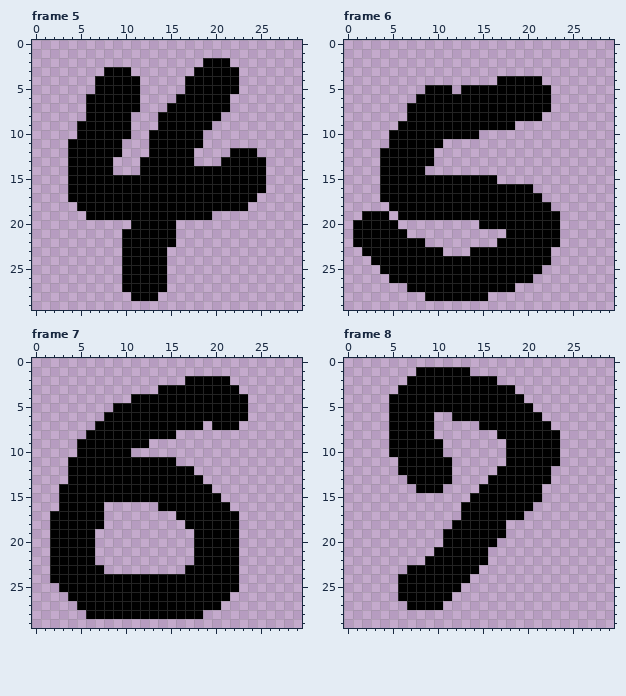
Edited in one commit: pixel-art file (number.aseprite). This is how it looked before the edit.
30x30 pixels, 10 frames. Shown: frame 5, frame 6, frame 7, frame 8. The commit also changed other frames, which this record leaves out.
New version:
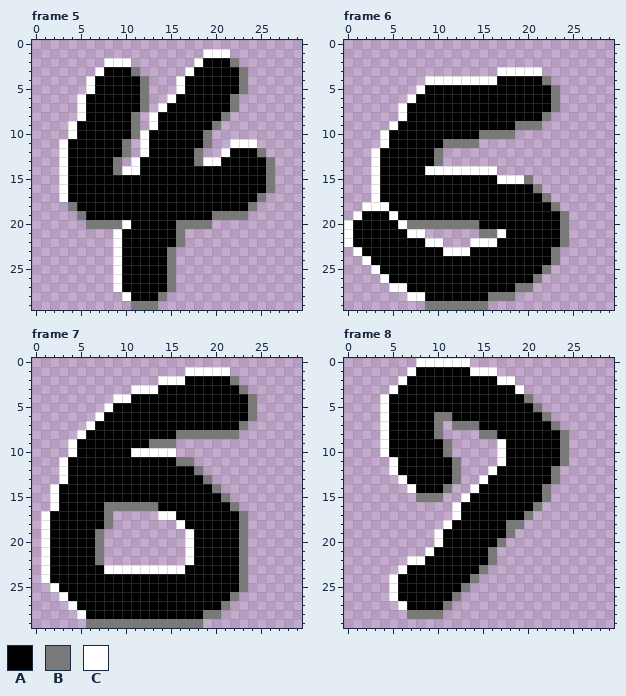
Palette (. is transparent): A #000000  B #797979  C #ffffff
The edit:
layer "Layer 3" added
--- frame 5, layer "Layer 3"
@@ x 0..29 @@
  0 ..............................
- 1 ..............................
- 2 ...................AAA........
- 3 ........AAA.......AAAAA.......
- 4 .......AAAAA.....AAAAAA.......
- 5 .......AAAAA.....AAAAAA.......
- 6 ......AAAAAA....AAAAAA........
- 7 ......AAAAAA...AAAAAAA........
- 8 ......AAAAA...AAAAAAA.........
- 9 .....AAAAAA...AAAAAA..........
-10 .....AAAAAA..AAAAAA...........
-11 ....AAAAAA...AAAAAA...........
-12 ....AAAAAA...AAAAA....AAA.....
-13 ....AAAAA...AAAAAA...AAAAA....
-14 ....AAAAA...AAAAAAAAAAAAAA....
-15 ....AAAAAAAAAAAAAAAAAAAAAA....
-16 ....AAAAAAAAAAAAAAAAAAAAAA....
-17 ....AAAAAAAAAAAAAAAAAAAAA.....
-18 .....AAAAAAAAAAAAAAAAAAA......
-19 ......AAAAAAAAAAAAAA..........
-20 ...........AAAAA..............
-21 ..........AAAAAA..............
-22 ..........AAAAAA..............
-23 ..........AAAAA...............
-24 ..........AAAAA...............
-25 ..........AAAAA...............
-26 ..........AAAAA...............
-27 ..........AAAAA...............
-28 ...........AAA................
-29 ..............................
+ 1 ...................CCC........
+ 2 ........CCC.......CAAAB.......
+ 3 .......CAAAB.....CAAAAAB......
+ 4 ......CAAAAAB...CAAAAAAB......
+ 5 ......CAAAAAB...CAAAAAAB......
+ 6 .....CAAAAAAB..CAAAAAAB.......
+ 7 .....CAAAAAAB.CAAAAAAAB.......
+ 8 .....CAAAAAB.CAAAAAAAB........
+ 9 ....CAAAAAAB.CAAAAAAB.........
+10 ....CAAAAAABCAAAAAAB..........
+11 ...CAAAAAAB.CAAAAAAB..CCC.....
+12 ...CAAAAAAB.CAAAAAB..CAAAB....
+13 ...CAAAAAB.CAAAAAABCCAAAAAB...
+14 ...CAAAAABCCAAAAAAAAAAAAAAB...
+15 ...CAAAAAAAAAAAAAAAAAAAAAAB...
+16 ...CAAAAAAAAAAAAAAAAAAAAAAB...
+17 ...CAAAAAAAAAAAAAAAAAAAAAB....
+18 ....BAAAAAAAAAAAAAAAAAAAB.....
+19 .....BAAAAAAAAAAAAAABBBB......
+20 ......BBBBCAAAAABBBB..........
+21 .........CAAAAAAB.............
+22 .........CAAAAAAB.............
+23 .........CAAAAAB..............
+24 .........CAAAAAB..............
+25 .........CAAAAAB..............
+26 .........CAAAAAB..............
+27 .........CAAAAAB..............
+28 ..........CAAAB...............
+29 ...........BBB................
--- frame 6, layer "Layer 3"
@@ x 0..29 @@
  2 ..............................
- 3 ..............................
- 4 .................AAAAA........
- 5 .........AAA.AAAAAAAAAA.......
- 6 ........AAAAAAAAAAAAAAA.......
- 7 .......AAAAAAAAAAAAAAAA.......
- 8 .......AAAAAAAAAAAAAAA........
- 9 ......AAAAAAAAAAAAA...........
-10 .....AAAAAAAAAA...............
-11 .....AAAAAA...................
-12 ....AAAAAA....................
-13 ....AAAAAA....................
-14 ....AAAAA.....................
-15 ....AAAAAAAAAAAAA.............
-16 ....AAAAAAAAAAAAAAAAA.........
-17 ....AAAAAAAAAAAAAAAAAA........
-18 .....AAAAAAAAAAAAAAAAAA.......
-19 ..AAA.AAAAAAAAAAAAAAAAAA......
-20 .AAAAA.........AAAAAAAAA......
-21 .AAAAAA...........AAAAAA......
-22 .AAAAAAAA........AAAAAAA......
-23 ..AAAAAAAAA...AAAAAAAAA.......
-24 ...AAAAAAAAAAAAAAAAAAAA.......
-25 ....AAAAAAAAAAAAAAAAAA........
-26 .....AAAAAAAAAAAAAAAA.........
-27 .......AAAAAAAAAAAA...........
-28 .........AAAAAAA..............
-29 ..............................
+ 3 .................CCCCC........
+ 4 .........CCCCCCCCAAAAAB.......
+ 5 ........CAAAAAAAAAAAAAAB......
+ 6 .......CAAAAAAAAAAAAAAAB......
+ 7 ......CAAAAAAAAAAAAAAAAB......
+ 8 ......CAAAAAAAAAAAAAAAB.......
+ 9 .....CAAAAAAAAAAAAABBB........
+10 ....CAAAAAAAAAABBBB...........
+11 ....CAAAAAABBBB...............
+12 ...CAAAAAAB...................
+13 ...CAAAAAAB...................
+14 ...CAAAAACCCCCCCC.............
+15 ...CAAAAAAAAAAAAACCCB.........
+16 ...CAAAAAAAAAAAAAAAAAB........
+17 ...CAAAAAAAAAAAAAAAAAAB.......
+18 ..CCCAAAAAAAAAAAAAAAAAAB......
+19 .CAAACAAAAAAAAAAAAAAAAAAB.....
+20 CAAAAACBBBBBBBBAAAAAAAAAB.....
+21 CAAAAAACC......BBCAAAAAAB.....
+22 CAAAAAAAACC...CCCAAAAAAAB.....
+23 .CAAAAAAAAACCCAAAAAAAAAB......
+24 ..CAAAAAAAAAAAAAAAAAAAAB......
+25 ...CAAAAAAAAAAAAAAAAAAB.......
+26 ....CAAAAAAAAAAAAAAAAB........
+27 .....CCAAAAAAAAAAAABB.........
+28 .......CCAAAAAAABBB...........
+29 .........BBBBBBB..............
--- frame 7, layer "Layer 3"
@@ x 0..29 @@
  0 ..............................
- 1 ..............................
- 2 .................AAAAA........
- 3 ..............AAAAAAAAA.......
- 4 ...........AAAAAAAAAAAAA......
- 5 .........AAAAAAAAAAAAAAA......
- 6 ........AAAAAAAAAAAAAAAA......
- 7 .......AAAAAAAAAAAA.AAA.......
- 8 ......AAAAAAAAAA..............
- 9 .....AAAAAAAA.................
-10 .....AAAAAA...................
-11 ....AAAAAAAAAAAA..............
-12 ....AAAAAAAAAAAAAA............
-13 ....AAAAAAAAAAAAAAA...........
-14 ...AAAAAAAAAAAAAAAAA..........
-15 ...AAAAAAAAAAAAAAAAAA.........
-16 ...AAAAA......AAAAAAAA........
-17 ..AAAAAA........AAAAAAA.......
-18 ..AAAAAA.........AAAAAA.......
-19 ..AAAAA...........AAAAA.......
-20 ..AAAAA...........AAAAA.......
-21 ..AAAAA...........AAAAA.......
-22 ..AAAAA...........AAAAA.......
-23 ..AAAAAA.........AAAAAA.......
-24 ..AAAAAAAAAAAAAAAAAAAAA.......
-25 ...AAAAAAAAAAAAAAAAAAAA.......
-26 ....AAAAAAAAAAAAAAAAAA........
-27 .....AAAAAAAAAAAAAAAA.........
-28 ......AAAAAAAAAAAAA...........
-29 ..............................
+ 1 .................CCCCC........
+ 2 ..............CCCAAAAAB.......
+ 3 ...........CCCAAAAAAAAAB......
+ 4 .........CCAAAAAAAAAAAAAB.....
+ 5 ........CAAAAAAAAAAAAAAAB.....
+ 6 .......CAAAAAAAAAAAAAAAAB.....
+ 7 ......CAAAAAAAAAAAAAAAAB......
+ 8 .....CAAAAAAAAAABBBBBBB.......
+ 9 ....CAAAAAAAABBB..............
+10 ....CAAAAAACCCCC..............
+11 ...CAAAAAAAAAAAABB............
+12 ...CAAAAAAAAAAAAAAB...........
+13 ...CAAAAAAAAAAAAAAAB..........
+14 ..CAAAAAAAAAAAAAAAAAB.........
+15 ..CAAAAAAAAAAAAAAAAAAB........
+16 ..CAAAAABBBBBBAAAAAAAAB.......
+17 .CAAAAAAB.....CCAAAAAAAB......
+18 .CAAAAAAB.......CAAAAAAB......
+19 .CAAAAAB.........CAAAAAB......
+20 .CAAAAAB.........CAAAAAB......
+21 .CAAAAAB.........CAAAAAB......
+22 .CAAAAAB.........CAAAAAB......
+23 .CAAAAAACCCCCCCCCAAAAAAB......
+24 .CAAAAAAAAAAAAAAAAAAAAAB......
+25 ..CAAAAAAAAAAAAAAAAAAAAB......
+26 ...CAAAAAAAAAAAAAAAAAAB.......
+27 ....CAAAAAAAAAAAAAAAAB........
+28 .....CAAAAAAAAAAAAABB.........
+29 ......BBBBBBBBBBBBB...........
--- frame 8, layer "Layer 3"
@@ x 0..29 @@
- 0 ..............................
- 1 ........AAAAAA................
- 2 .......AAAAAAAAAA.............
- 3 ......AAAAAAAAAAAAA...........
- 4 .....AAAAAAAAAAAAAAA..........
- 5 .....AAAAAAAAAAAAAAAA.........
- 6 .....AAAAA..AAAAAAAAAA........
- 7 .....AAAAA.....AAAAAAAA.......
- 8 .....AAAAA.......AAAAAAA......
- 9 .....AAAAAA.......AAAAAA......
-10 .....AAAAAA.......AAAAAA......
-11 ......AAAAAA......AAAAAA......
-12 ......AAAAAA.....AAAAAA.......
-13 .......AAAAA....AAAAAAA.......
-14 ........AAA....AAAAAAA........
-15 ..............AAAAAAAA........
-16 .............AAAAAAAA.........
-17 .............AAAAAAA..........
-18 ............AAAAAA............
-19 ...........AAAAAAA............
-20 ...........AAAAAA.............
-21 ..........AAAAAA..............
-22 .........AAAAAAA..............
-23 .......AAAAAAAA...............
-24 ......AAAAAAAA................
-25 ......AAAAAAA.................
-26 ......AAAAAA..................
-27 .......AAAA...................
-28 ..............................
+ 0 ........CCCCCC................
+ 1 .......CAAAAAACCC.............
+ 2 ......CAAAAAAAAAACC...........
+ 3 .....CAAAAAAAAAAAAAC..........
+ 4 ....CAAAAAAAAAAAAAAAB.........
+ 5 ....CAAAAAAAAAAAAAAAAB........
+ 6 ....CAAAAABBAAAAAAAAAAB.......
+ 7 ....CAAAAAB.BBBAAAAAAAAB......
+ 8 ....CAAAAAB....BBAAAAAAAB.....
+ 9 ....CAAAAAAB.....CAAAAAAB.....
+10 ....CAAAAAAB.....CAAAAAAB.....
+11 .....CAAAAAAB....CAAAAAAB.....
+12 .....CAAAAAAB...CAAAAAAB......
+13 ......CAAAAAB..CAAAAAAAB......
+14 .......CAAAB..CAAAAAAAB.......
+15 ........BBB..CAAAAAAAAB.......
+16 ............CAAAAAAAAB........
+17 ............CAAAAAAAB.........
+18 ...........CAAAAAABB..........
+19 ..........CAAAAAAAB...........
+20 ..........CAAAAAAB............
+21 .........CAAAAAAB.............
+22 .......CCAAAAAAAB.............
+23 ......CAAAAAAAAB..............
+24 .....CAAAAAAAAB...............
+25 .....CAAAAAAAB................
+26 .....CAAAAAAB.................
+27 ......CAAAAB..................
+28 .......BBBB...................
 29 ..............................
Where, in picture pixels (left, top, right, bottom), the same in both pictures:
added: (59, 49, 275, 310)
added: (344, 67, 569, 310)
added: (41, 367, 257, 628)
added: (380, 358, 569, 619)
